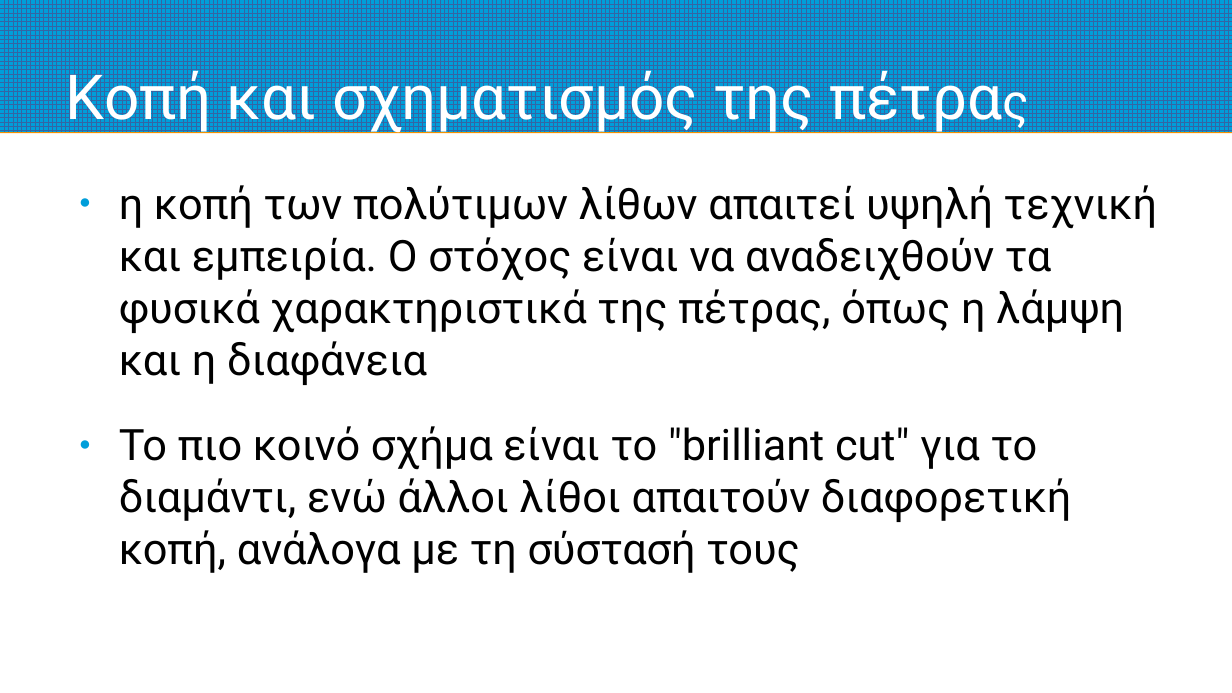
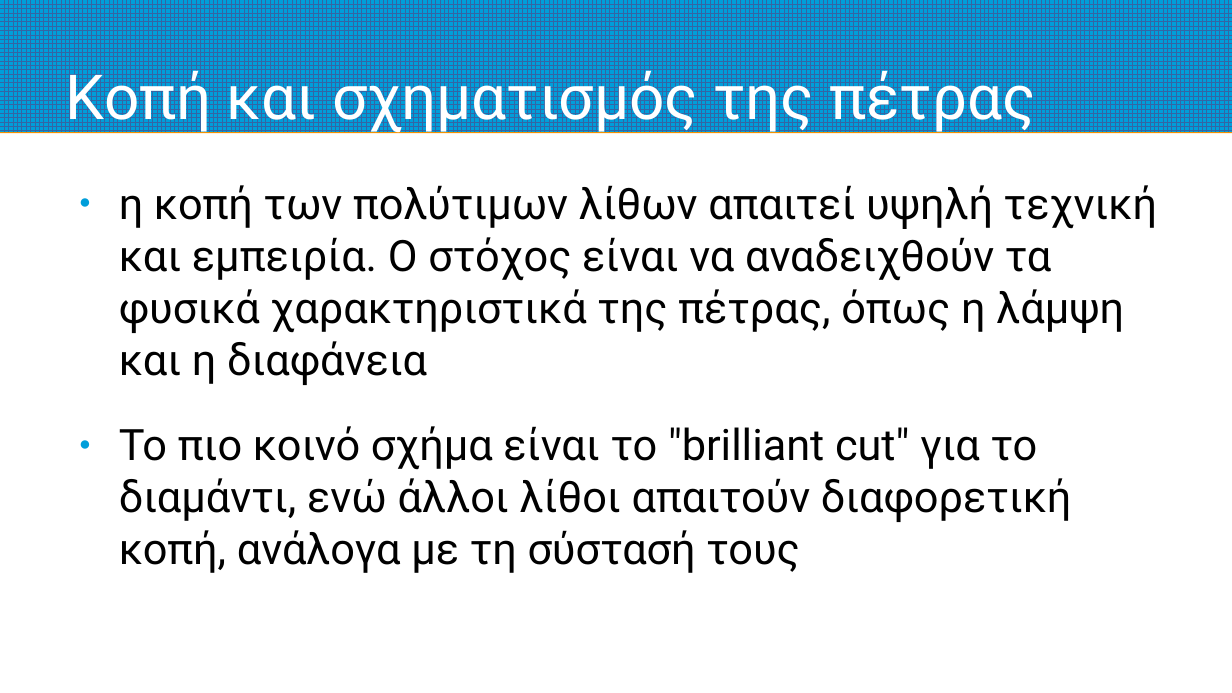
Before and after one commit to nickaiva/epas, a slide deck: slide 7 of preciousStones.odp (slide 6 before the commit). Drawn at 1232x693 pixels with LibreOffice and Linux fonts; fonts in the diff are those of the drawing. Boxes give left, top, right and bottom in pixels: in the first picture for what was removed or moved away, otherwise in the second. Text is boxed around its words. In the diff, an @@ line names an element or a change of style, - is before the commit and + after.

```diff
--- a/preciousStones.odp
+++ b/preciousStones.odp
@@ title "Κοπή και σχηματισμός της πέτρας" at (66, 63, 1036, 135): size 32 to 40 pt in "πέτρας" @@
```
Also in this commit, not shown: 1 other slide changed, 5 slides added, 1 other file.
